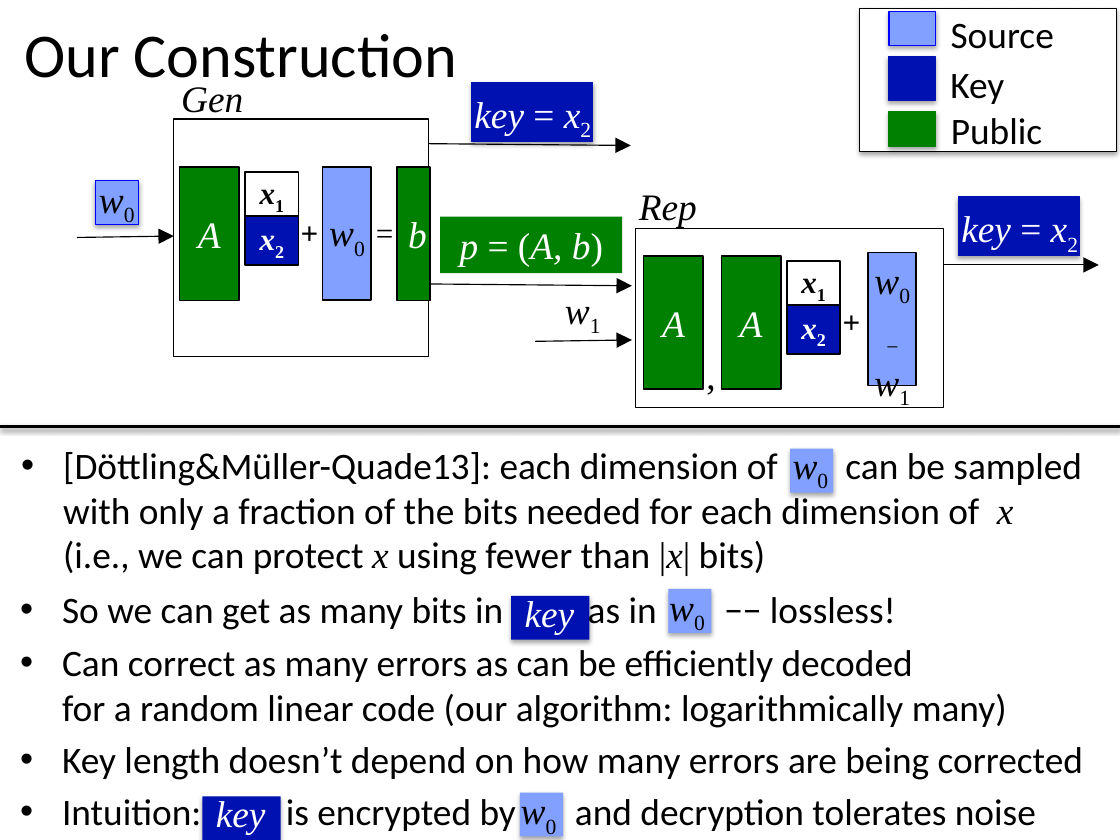
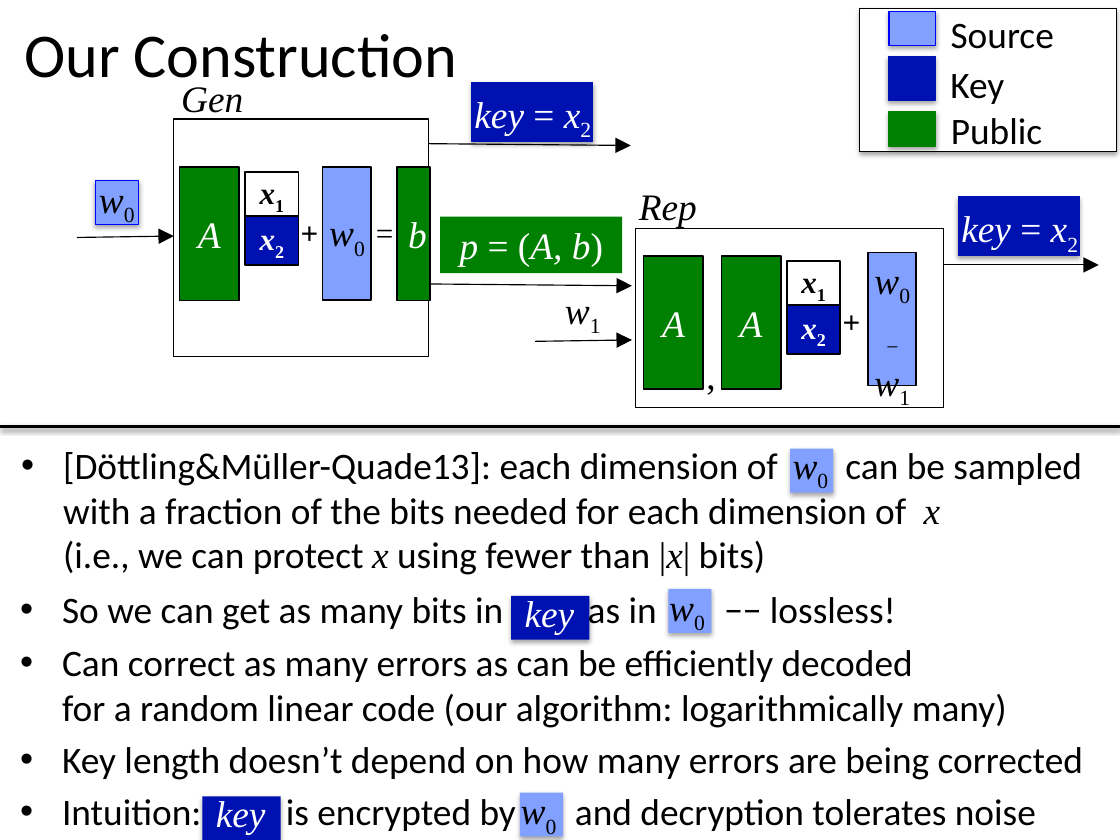
Before and after one commit to xianruimeng/comp-fuzzy-ext, a slide deck: slide 27 of ComputationalFuzzyExtractors-Asiacrypt.pptx (slide 28 before the commit). Drawn at 1120x840 pixels with LibreOffice and Linux fonts; fonts in the diff are those of the drawing. Boxes give left, top, right and bottom in pixels: in the first picture for what was removed or moved away, otherwise in the second. Text is boxed around its words. In the diff, an @@ line names an element or a change of style, - is before the commit and + after.

```diff
--- a/ComputationalFuzzyExtractors-Asiacrypt.pptx
+++ b/ComputationalFuzzyExtractors-Asiacrypt.pptx
@@ text at (x1=63, y1=452, x2=1082, y2=576): text changed @@
-• [Döttling&Müller-Quade13]: each dimension of can be sampled with only a fraction of the bits needed for each dimension of x
-  (i.e., we can protect x using fewer than |x| bits)
+• [Döttling&Müller-Quade13]: each dimension of can be sampled with a fraction of the bits needed for each dimension of x
+  (i.e., we can protect x using fewer than |x| bits)
```
Also in this commit, not shown: 15 other slides changed, 3 slides added.
